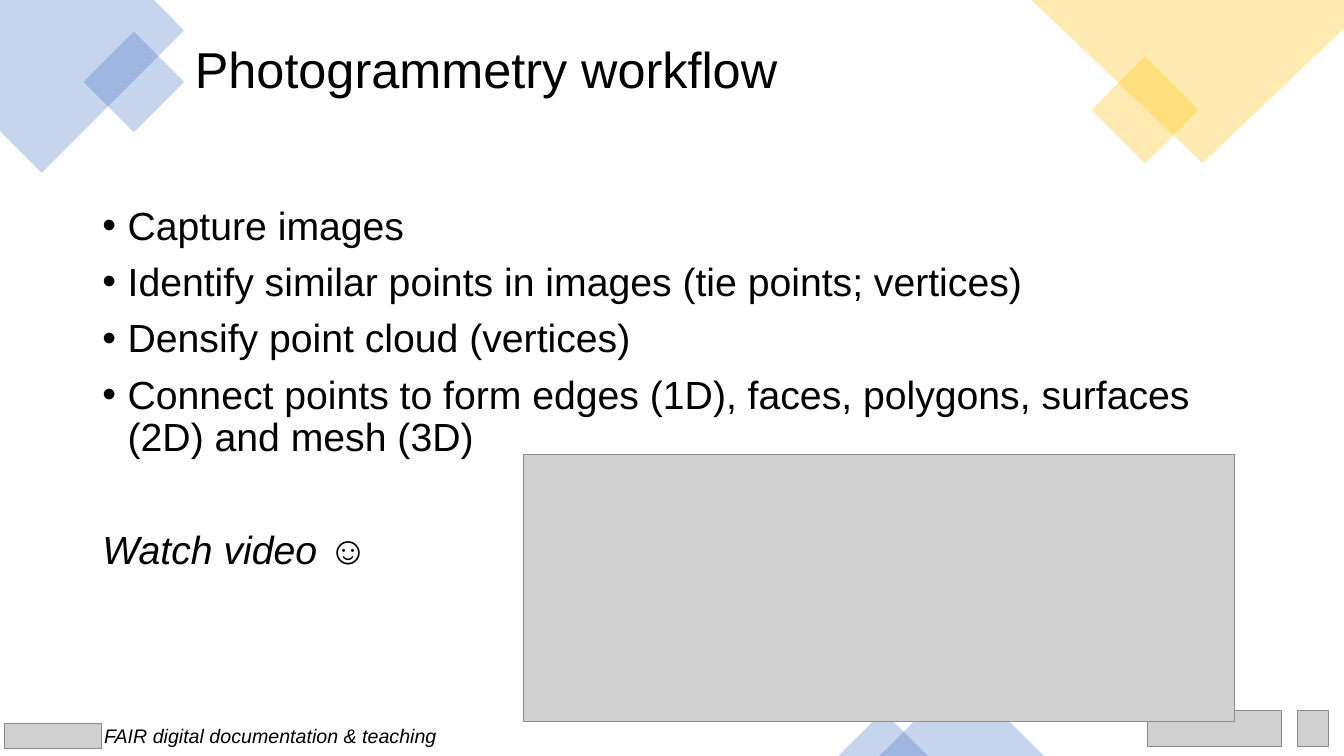
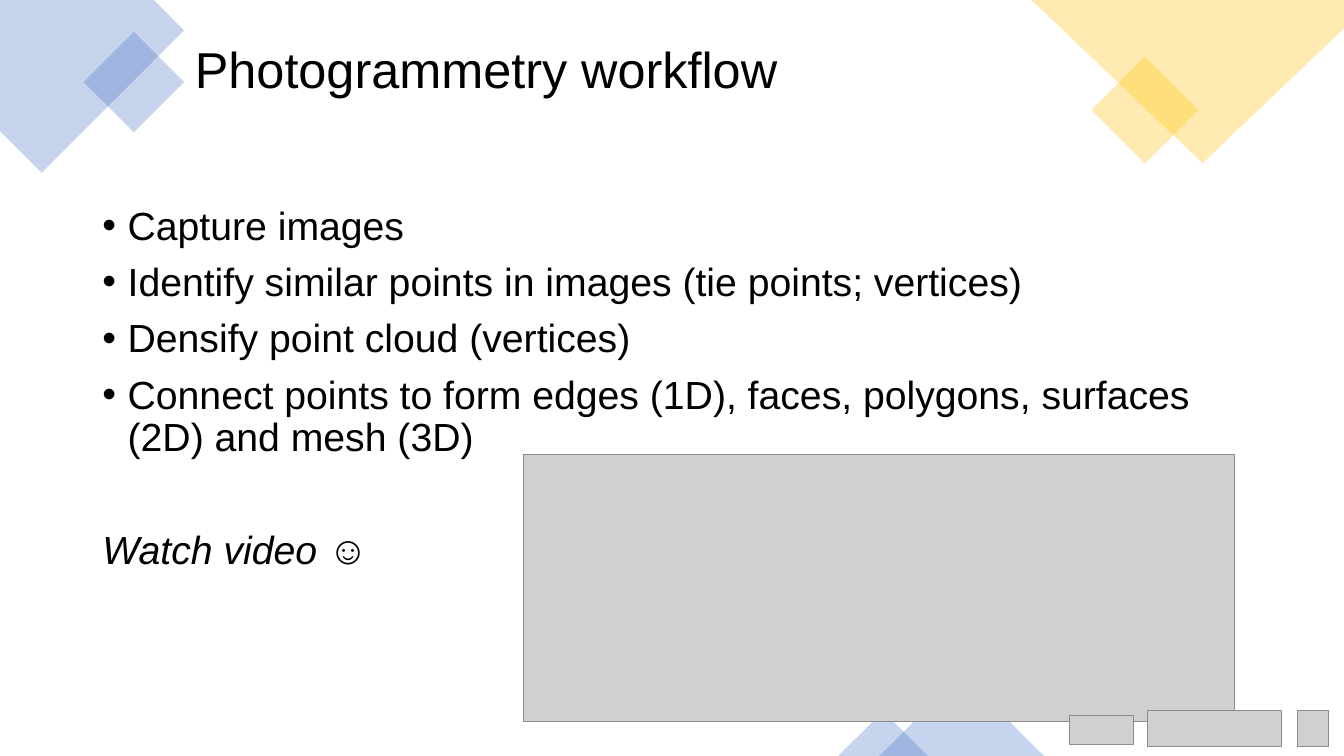
Before and after one commit to UNISvalbard/Geo-SfM, a slide deck: slide 11 of extra/slides/ppt/photogrammetry/photogrammetry.pptx. Drawn at 1344x756 pixels with LibreOffice and Linux fonts; fonts in the diff are those of the drawing; grey boxes stand for pictures. Boxes give left, top, right and bottom in pixels: in the first picture for what was removed or moved away, otherwise in the second. Text is boxed around its words. In the diff, an @@ line names an element or a change of style, - is before the commit and + after.

Commit message:
update slides and geomodel sessions for 2024 autumn teaching

```diff
--- a/extra/slides/ppt/photogrammetry/photogrammetry.pptx
+++ b/extra/slides/ppt/photogrammetry/photogrammetry.pptx
@@ picture added at (1070,715,1133,745) @@
@@ picture removed at (5,724,102,749) @@
@@ text removed at (104,728,436,747) @@
-FAIR digital documentation & teaching
```
Also in this commit, not shown: 10 other slides changed, 46 other files.
